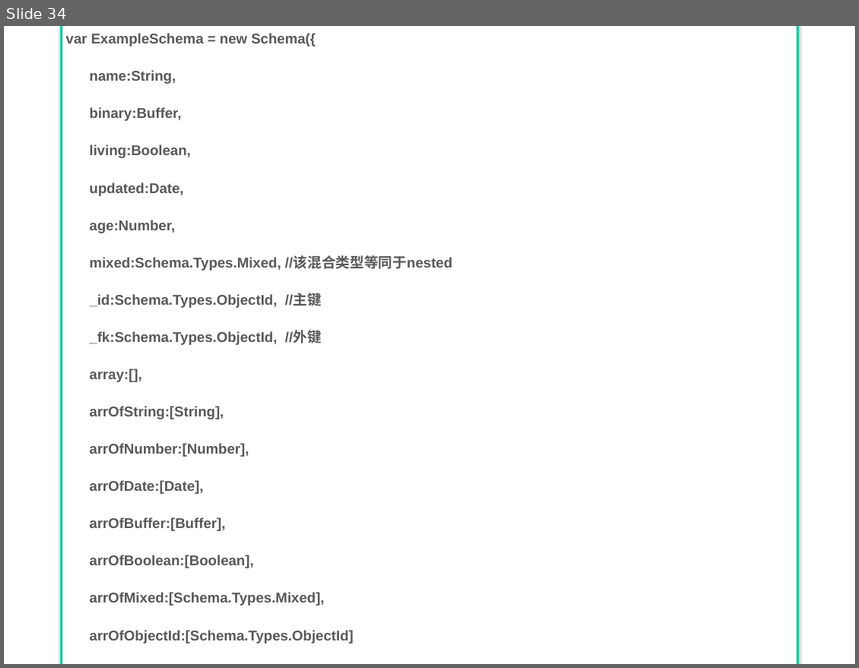
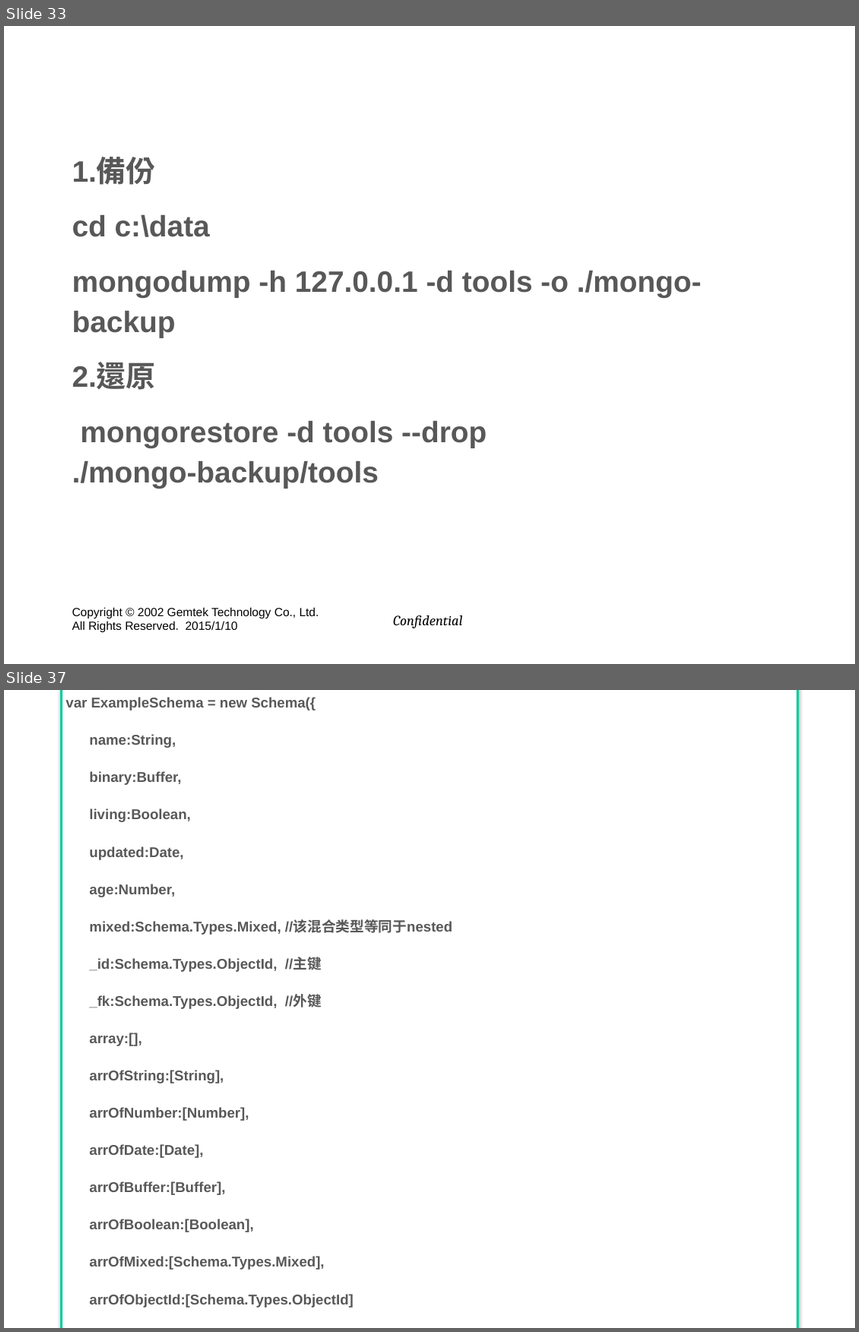
Before and after one commit to hyper570908/tools, a slide deck: doc/GIot_Session(win7).pptx. Shown one above the other, each under a label of ours: slide 34 before the commit, slides 33 and 37 after it; the slides between them are not shown. The pictures are 859x668 and 859x1332 pixels, drawn with LibreOffice and Linux fonts; fonts in the diff are those of the drawing; background and template pictures are left out. Boxes give left, top, right and bottom in pixels: in the first picture for what was removed or moved away, otherwise in the second. Text is boxed around its words. In the diff, an @@ line names an element or a change of style, - is before the commit and + after.

```diff
--- a/doc/GIot_Session(win7).pptx
+++ b/doc/GIot_Session(win7).pptx
@@ slide 33 added at [4, 26, 855, 664], background picture (left out) @@
@@ text added at [72, 158, 702, 489], 25 pt, text #585858, bold @@
+1.備份
+cd c:\data
+mongodump -h 127.0.0.1 -d tools -o ./mongo-backup
+2.還原
+mongorestore -d tools --drop ./mongo-backup/tools
@@ title added at [72, 364, 156, 390], 40 pt, text #FFFFFF, bold @@
+mongoDB備份&還原
@@ text added at [72, 607, 319, 633], 10 pt, text #000000 @@
+Copyright © 2002 Gemtek Technology Co., Ltd.
+All Rights Reserved. 2015/1/10
@@ text added at [393, 616, 463, 629], 12 pt, text #000000, italic @@
+Confidential
@@ what was slide 34 is now slide 37 @@
```
Also in this commit, not shown: 42 slides changed, 2 other slides added, 59 other files.
